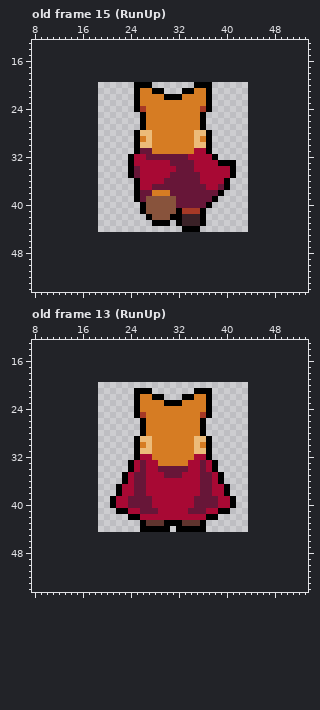
File history of a pixel-art file, Sprites/Player/PlayerRun.ase. The picture above is the old version.
25x25 pixels, 18 frames. Shown: old frame 15 (RunUp): x 8..53, y 13..54; old frame 13 (RunUp): x 8..53, y 13..54. The old version is drawn lined up with the new one, on the new canvas. The commit also changed other frames, which this record leaves out.
After the commit:
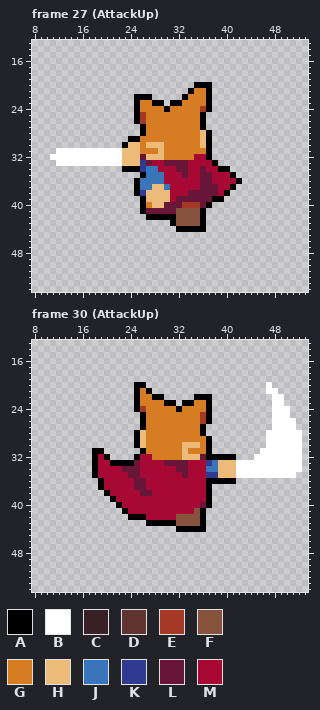
Palette (. is transparent): A #000000  B #ffffff  C #3a2127  D #5f342e  E #a63926  F #88533c  G #d67c23  H #ecbb79  J #3976b9  K #313a91  L #671638  M #a80934
A new or re-ordered frame is compared with the old frame closest to it.
Change:
canvas 25x25 -> 64x64, the old top-left corner now at 19,20
frames 18 -> 30
Frame 27 (AttackUp) is new; against old frame 15 (RunUp):
y 20: x 25..27 AAA -> ...
y 21: x 25..29 AGGAA -> .....; x 33 A -> .
y 22: x 26..33 GGGGAAAG -> AA.....A
y 23: x 28..32 GGGGG -> AA.AA
y 24: x 26 E -> G; x 30 G -> A
y 25..26: x 25..26 .A -> AE
y 28: x 25..27 AHH -> .AG; x 35 H -> G
y 29: x 24 . -> A; x 27 H -> G; x 35..36 HG -> GH
y 30: x 23..26 ..AH -> AHHG; x 28..29 GG -> HH; x 35 H -> G
y 31: x 12..27 .............ALL -> BBBBBBBBBBBHHHGG; x 29 G -> H; x 35..36 MM -> GG
y 32: x 11..34 .............AMMLLLLLLLM -> BBBBBBBBBBBBHHHLHHHGGGGG; x 37..38 MA -> A.
y 33: x 12..27 ............AMMM -> BBBBBBBBBBBHHHKL; x 30 M -> L; x 34 L -> M; x 38..41 MAAA -> A...
y 34: x 23 . -> A; x 25..28 LMMM -> AKJJ; x 34 L -> M; x 36 M -> L; x 39..41 MMA -> AA.
y 35: x 24..29 ALMMMM -> ..AJJJ; x 31..32 LL -> MM; x 34..37 LLMM -> MMLL
y 36: x 26..37 MMMMLLLLLLMM -> JJJJMMMMMMLL; x 40..42 A.. -> MMA
y 37: x 26..35 MMLLLLLLLL -> JJHHJMMMMM; x 37..41 MMLA. -> LLMMA
y 38: x 26..33 LLGGGLLL -> KHHHHMMM; x 39..40 A. -> MA
y 39: x 25..31 ALFFFFF -> .AHHHHM; x 39 . -> A
y 40: x 27..31 FFFFF -> GHHLL; x 33..35 LLL -> EEE
y 41: x 27..35 FFFFFAEEE -> LLLLLFFFF
y 42: x 28..30 FFF -> AAA; x 32..35 ACCC -> FFFF
y 43: x 28..35 AAA.ACCC -> ...AFFFF
y 44: x 32 . -> A; x 36 . -> A
Frame 30 (AttackUp) is new; against old frame 13 (RunUp):
y 20: x 25..26 .. -> AA; x 47 . -> B
y 21: x 26 A -> G; x 35..37 AAA -> ...; x 47..48 .. -> BB
y 22: x 33..36 AAGG -> ..AA; x 48..49 .. -> BB
y 23: x 32..34 AGG -> .AA; x 48..49 .. -> BB
y 24: x 26 G -> E; x 32 G -> A; x 48..50 ... -> BBB
y 25: x 25..26 AE -> .A; x 48..50 ... -> BBB
y 26: x 36..37 A. -> EA; x 48..51 .... -> BBBB
y 27: x 48..51 .... -> BBBB
y 28: x 25..26 .A -> AH; x 47..52 ...... -> BBBBBB
y 29: x 27 H -> G; x 35..36 HH -> GG; x 47..52 ...... -> BBBBBB
y 30: x 26..27 GH -> HG; x 33..34 GG -> HH; x 47..52 ...... -> BBBBBB
y 31: x 18..19 .. -> AA; x 25..27 AHH -> .AG; x 33 G -> H; x 35..36 HH -> GG; x 46..52 ....... -> BBBBBBB
y 32: x 18..20 ... -> AMA; x 33..36 GGMM -> HHHL; x 38..41 .... -> AAAA; x 45..52 ........ -> BBBBBBBB
y 33: x 18..23 ...... -> AMMAAA; x 25..26 ML -> LM; x 29..33 GGGGG -> MLLLL; x 36..52 LMA.............. -> MKJHHHBBBBBBBBBBB
y 34: x 18..26 ......AML -> AMMMMLLLM; x 29..31 LLL -> MMM; x 36..52 LMA.............. -> MJJHHHBBBBBBBBBBB
y 35: x 18..24 .....AM -> AMMMMML; x 26 L -> M; x 30..33 LLLM -> MMML; x 36..51 LLMA............ -> MKKHHHBBBBBBBBBB
y 36: x 19..23 ....A -> AMMMM; x 36..38 LLM -> MAA; x 40..41 .. -> AA
y 37: x 19..22 ...A -> AMMM; x 36..40 LLMMA -> MA...
y 38: x 20..22 ..A -> AMM; x 25 L -> M; x 27 M -> L; x 36..40 LLMMA -> MA...
y 39: x 24..27 LLLL -> MMMM; x 35..41 LLLLMMA -> MMA....
y 40: x 21..22 AM -> .A; x 24..27 LLLL -> MMMM; x 35 L -> M; x 37..41 LLMMA -> A....
y 41: x 22 A -> .; x 26..28 LLL -> MMM; x 34..40 LLLMMAA -> MFA....
y 42: x 26 M -> A; x 32..38 MMMMMAA -> FFFFA..
y 43: x 26..29 ADDD -> .AAA; x 32..35 ADDD -> FFFF
y 44: x 26..30 AAAAA -> .....
Changed places in both pictures, as pixel boxes (x1, y1, x2, y2):
changed: (50, 82, 242, 232)
changed: (92, 382, 302, 532)
